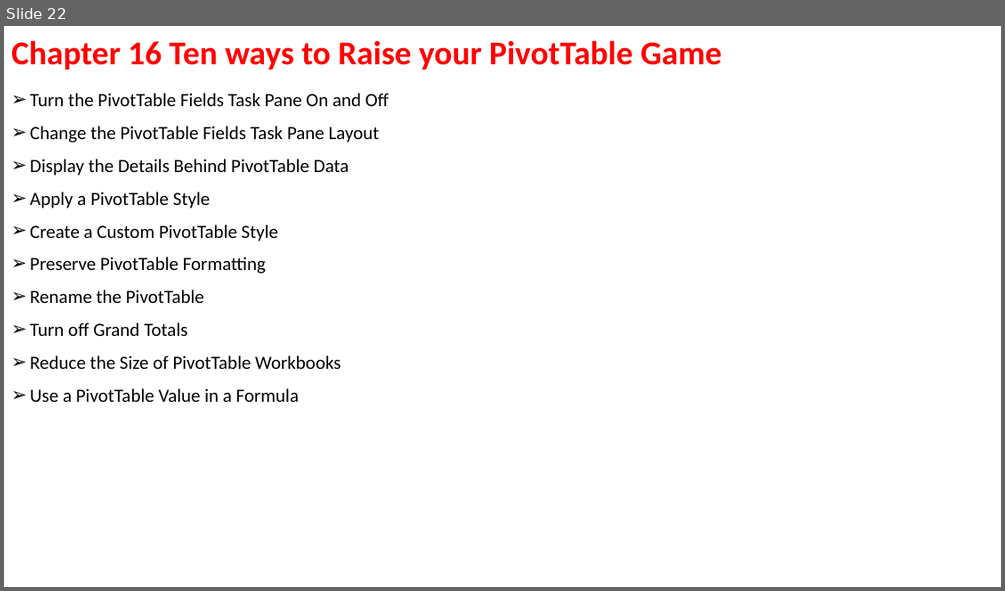
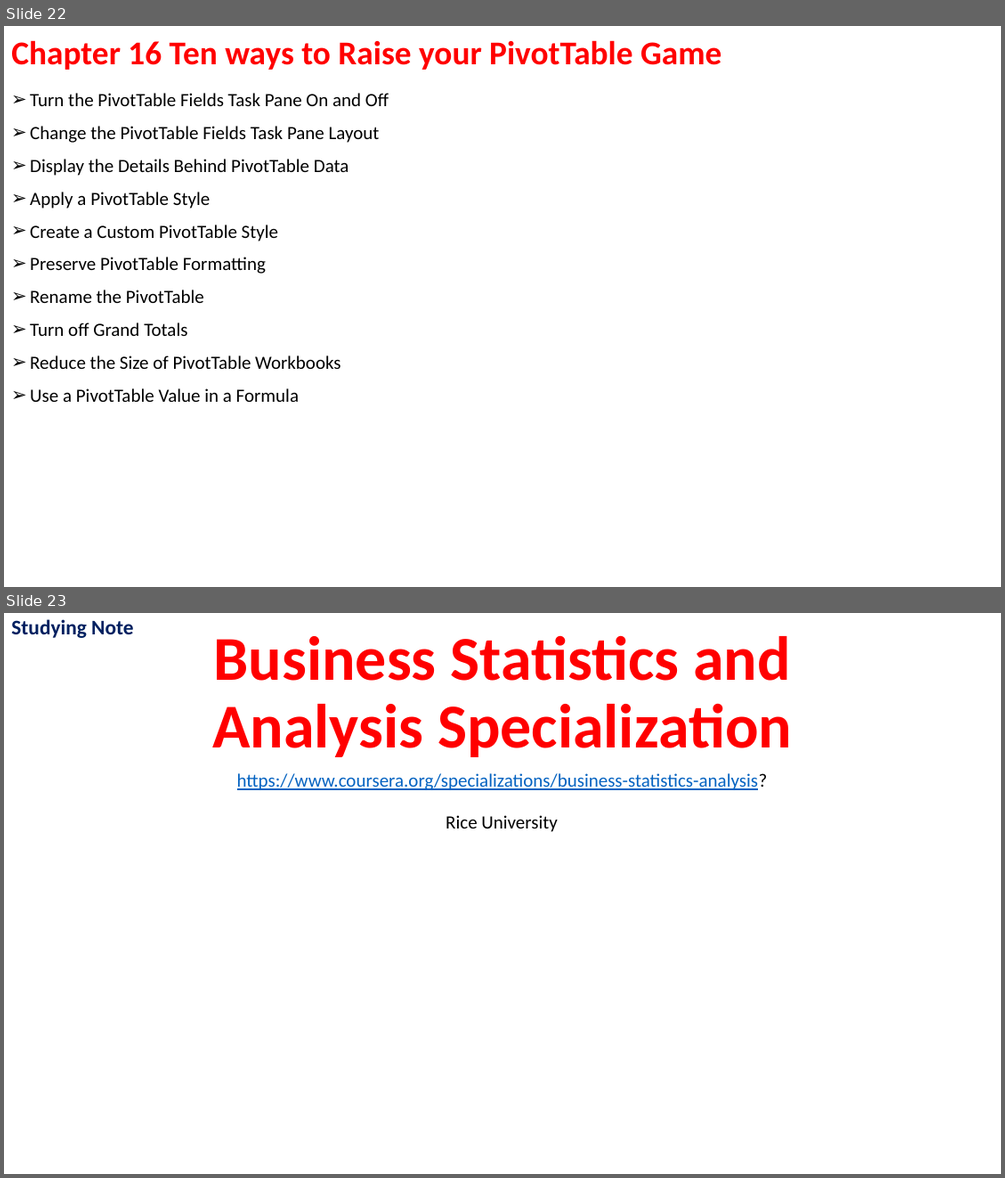
Before and after one commit to ArielMei/arielmei.github.io, a slide deck: EXCEL/ExcelDataAnalysisFD_Examples/Excel data analysis for dummies Outline.pptx. Shown one above the other, each under a label of ours: slide 22 before the commit, slides 22 and 23 after it. The pictures are 1005x591 and 1005x1178 pixels, drawn with LibreOffice and Linux fonts; fonts in the diff are those of the drawing. Boxes give left, top, right and bottom in pixels: in the first picture for what was removed or moved away, otherwise in the second. Text is boxed around its words. In the diff, an @@ line names an element or a change of style, - is before the commit and + after.

```diff
--- a/EXCEL/ExcelDataAnalysisFD_Examples/Excel data analysis for dummies Outline.pptx
+++ b/EXCEL/ExcelDataAnalysisFD_Examples/Excel data analysis for dummies Outline.pptx
@@ slide 23 added at (x1=4, y1=613, x2=1001, y2=1174), background #FFFFFF @@
@@ text added at (x1=11, y1=619, x2=134, y2=638), 20 pt, text #002060, bold @@
+Studying Note
@@ title added at (x1=212, y1=635, x2=792, y2=757), 60 pt, text #FF0000, bold @@
+Business Statistics and Analysis Specialization
@@ text added at (x1=237, y1=773, x2=768, y2=790), 18 pt, text #0563C1, underline @@
+https://www.coursera.org/specializations/business-statistics-analysis?
@@ text added at (x1=445, y1=815, x2=557, y2=832), 18 pt, text #000000 @@
+Rice University
```
Also in this commit, not shown: 6 other slides added, 3 other files.
